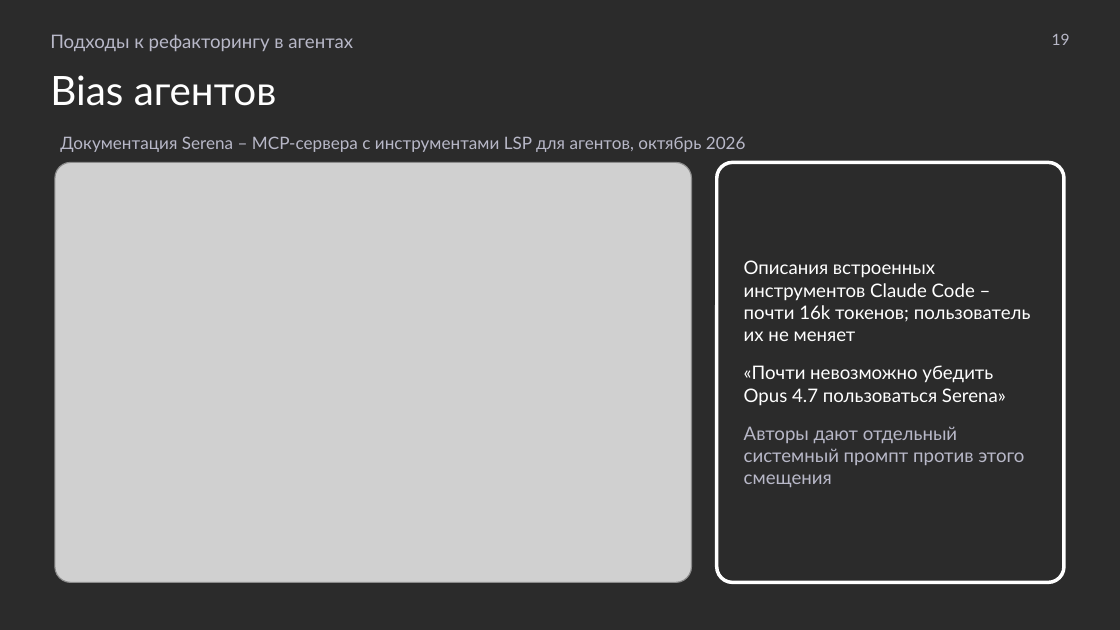
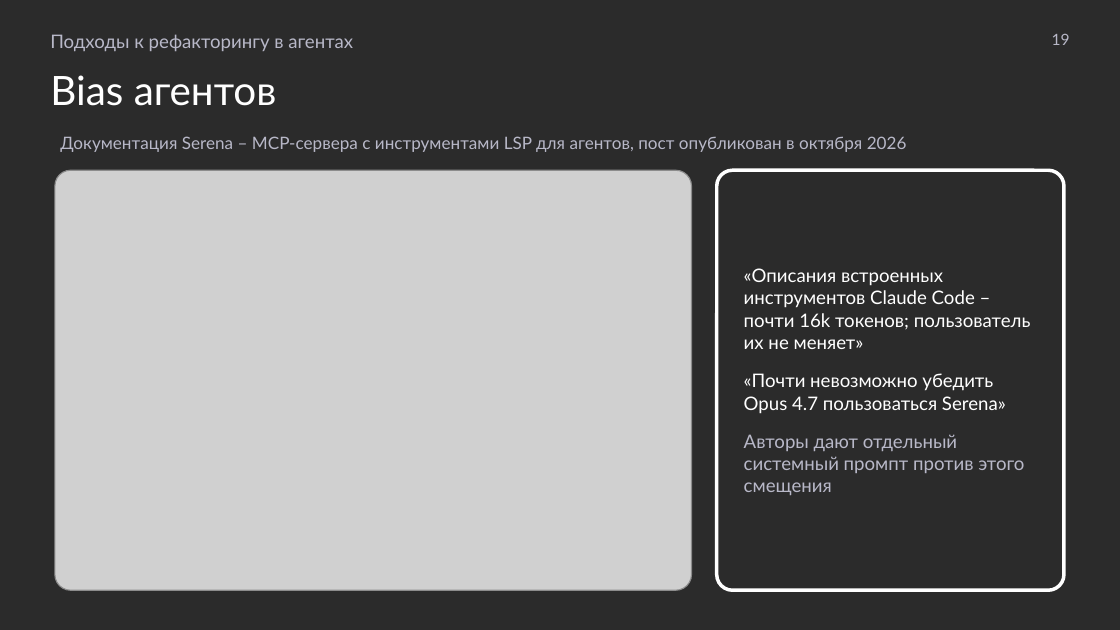
Before and after one commit to MchKosticyn/ide-refactoring-in-ai-agents, a slide deck: slide 19 of Доклад_ Рефакторинг в ИИ-агентах.pptx. Drawn at 1120x630 pixels with LibreOffice and Linux fonts; fonts in the diff are those of the drawing; grey boxes stand for pictures; background and template pictures are left out; a plain dark background stands for a picture behind light text. Boxes give left, top, right and bottom in pixels: in the first picture for what was removed or moved away, otherwise in the second. Text is boxed around its words. In the diff, an @@ line names an element or a change of style, - is before the commit and + after.

Commit message:
Port manual edits: task wording, QA list ellipsis, case subtitle, Serena caption and quotes, 'before rename'

```diff
--- a/Доклад_ Рефакторинг в ИИ-агентах.pptx
+++ b/Доклад_ Рефакторинг в ИИ-агентах.pptx
@@ text at (60,136,907,152): text changed @@
-Документация Serena – MCP-сервера с инструментами LSP для агентов, октябрь 2026
+Документация Serena – MCP-сервера с инструментами LSP для агентов, пост опубликован в октября 2026
@@ picture: place and size @@
-picture at (55,162,691,582)
+picture at (55,170,691,590)
@@ rounded rectangle "«Описания встроенных инструментов Claude Code ...": place and size @@
-rounded rectangle "«Описания встроенных инструментов Claude Code ..." at (717,162,1064,582)
+rounded rectangle "«Описания встроенных инструментов Claude Code ..." at (717,170,1064,590)
@@ text in rounded rectangle at (744,268,1031,349): text changed @@
-Описания встроенных инструментов Claude Code – почти 16k токенов; пользователь их не меняет
+«Описания встроенных инструментов Claude Code – почти 16k токенов; пользователь их не меняет»
```
Also in this commit, not shown: 4 other slides changed, 1 other file.
